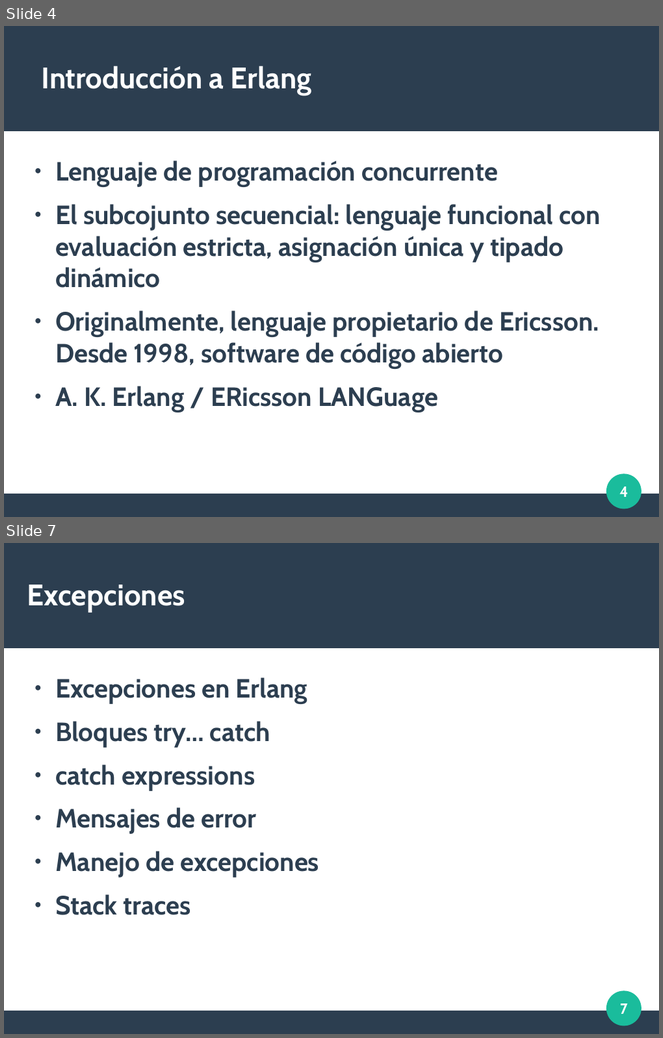
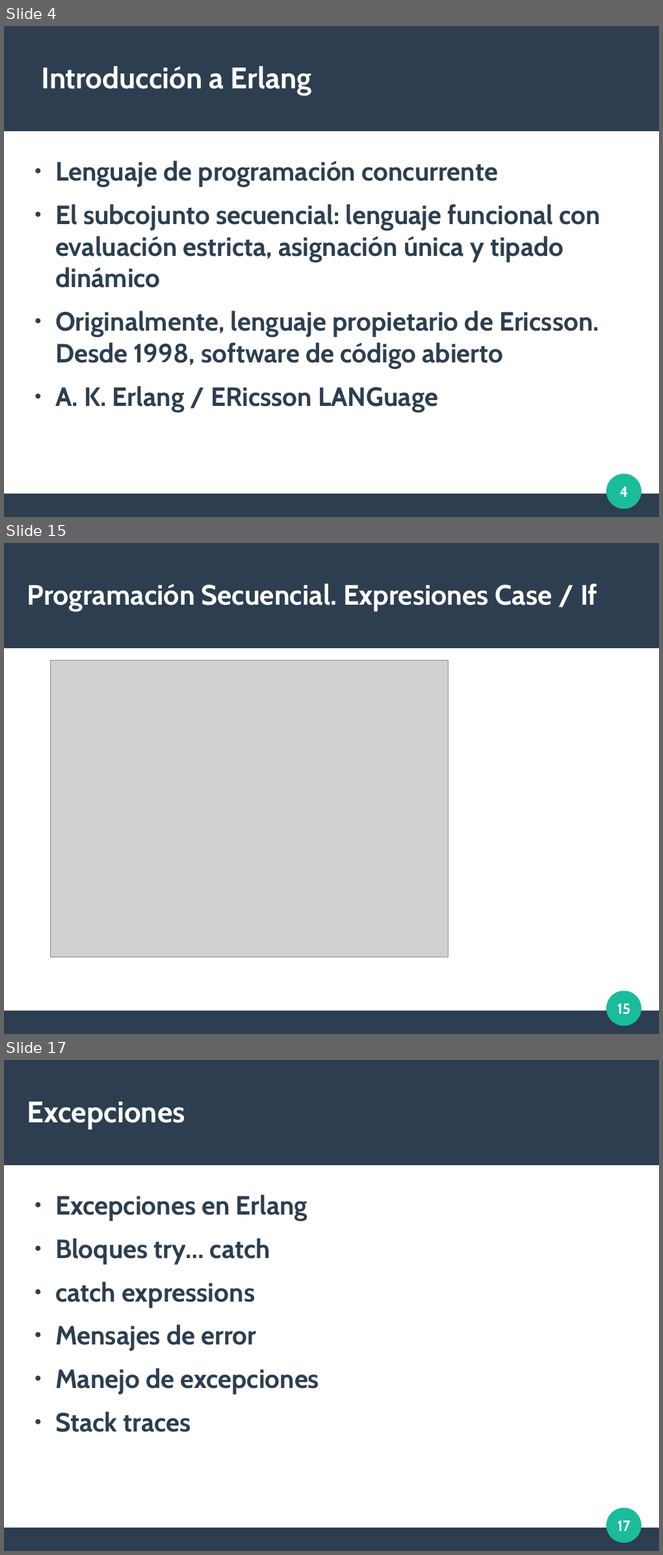
Before and after one commit to duqueGZ/erlang_101, a slide deck: doc/slides_erlang_101.odp. Shown one above the other, each under a label of ours: slides 4 and 7 before the commit, slides 4, 15 and 17 after it; the slides between them are not shown. The pictures are 663x1038 and 663x1555 pixels, drawn with LibreOffice and Linux fonts; fonts in the diff are those of the drawing; grey boxes stand for pictures. Boxes give left, top, right and bottom in pixels: in the first picture for what was removed or moved away, otherwise in the second. Text is boxed around its words. In the diff, an @@ line names an element or a change of style, - is before the commit and + after.

```diff
--- a/doc/slides_erlang_101.odp
+++ b/doc/slides_erlang_101.odp
@@ slide 15 added at (x1=4, y1=543, x2=659, y2=1034), background #FFFFFF; not listed: 3 template elements that a slide beside it also shows @@
@@ title added at (x1=27, y1=583, x2=597, y2=611), 34 pt, text #FFFFFF, bold @@
+Programación Secuencial. Expresiones Case / If
@@ picture added at (x1=51, y1=660, x2=449, y2=958) @@
@@ page number added at (x1=618, y1=1004, x2=631, y2=1015), 18 pt, text #FFFFFF, bold @@
+15
@@ what was slide 7 is now slide 17 @@
@@ page number at (x1=618, y1=1521, x2=631, y2=1531): text changed @@
-7
+17
```
Also in this commit, not shown: 3 slides changed, 10 other slides added, 6 other files.
